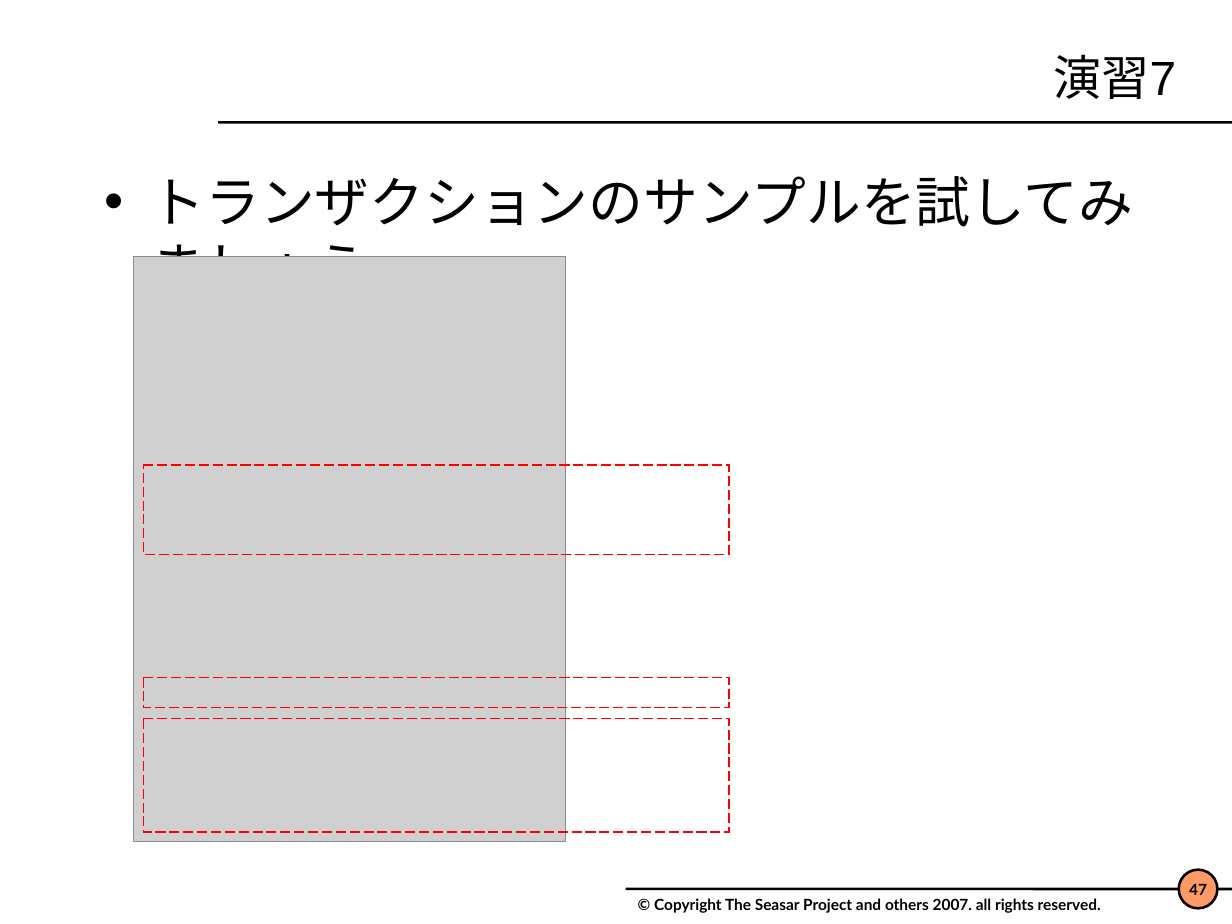
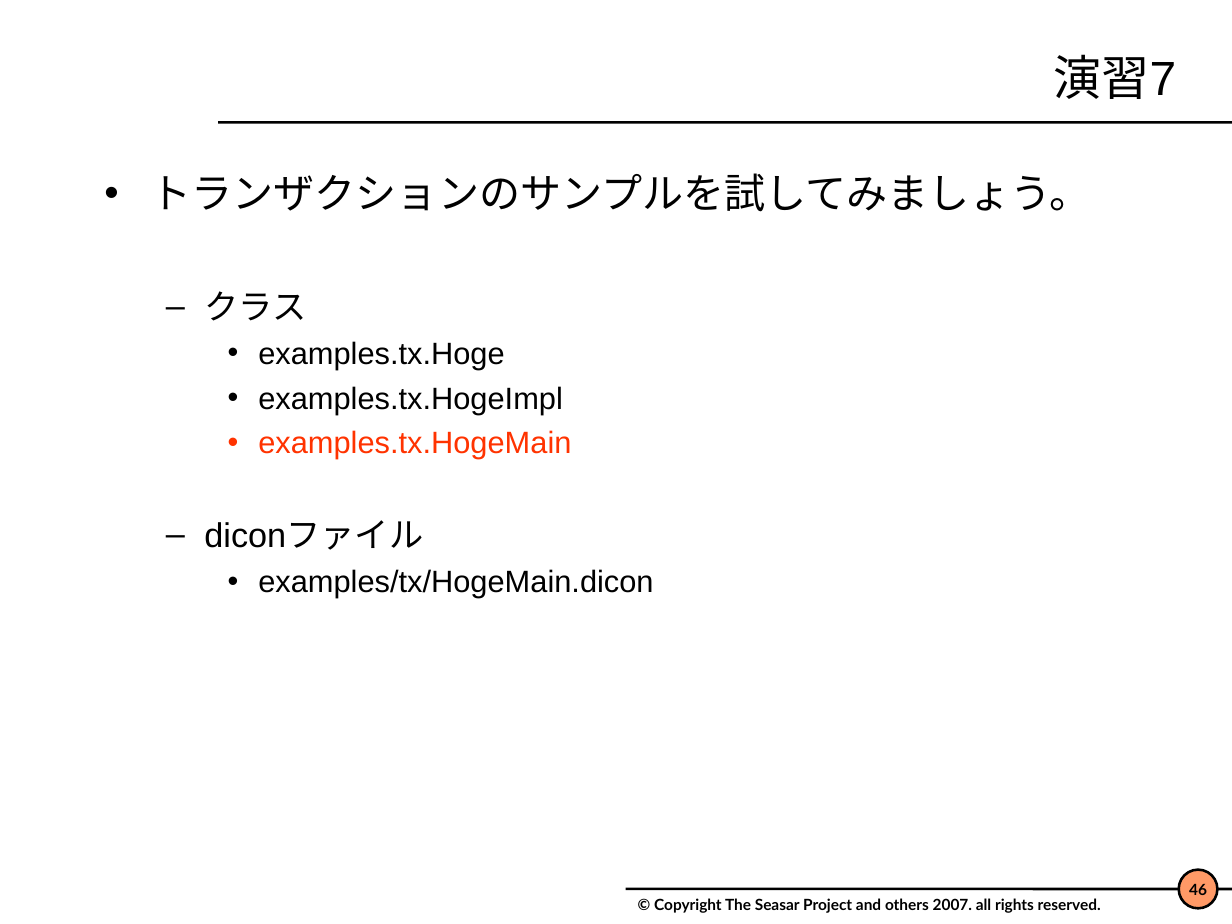
Before and after one commit to svn2github/s2container, a slide deck: slide 46 of trunk/seasar2-tutorial/doc/Seasar2.4.ppt (slide 47 before the commit). Drawn at 1232x924 pixels with LibreOffice and Linux fonts; fonts in the diff are those of the drawing; grey boxes stand for pictures; background and template pictures are left out. Boxes give left, top, right and bottom in pixels: in the first picture for what was removed or moved away, otherwise in the second. Text is boxed around its words. In the diff, an @@ line names an element or a change of style, - is before the commit and + after.

```diff
--- a/trunk/seasar2-tutorial/doc/Seasar2.4.ppt
+++ b/trunk/seasar2-tutorial/doc/Seasar2.4.ppt
@@ text at box(151, 173, 1091, 598): text changed; size 32 to 18 pt @@
-• トランザクションのサンプルを試してみましょう
+• トランザクションのサンプルを試してみましょう。
+  – クラス
+    • examples.tx.Hoge
+    • examples.tx.HogeImpl
+    • examples.tx.HogeMain
+  – diconファイル
+    • examples/tx/HogeMain.dicon
@@ picture removed at box(133, 256, 565, 841) @@
@@ rectangle removed at box(143, 464, 728, 553) @@
@@ rectangle removed at box(143, 678, 728, 707) @@
@@ rectangle removed at box(143, 718, 728, 832) @@
@@ page number at box(1189, 883, 1207, 895): text changed @@
-47
+46
```
Also in this commit, not shown: 18 other slides changed, 1 slide added, 2 slides removed.
